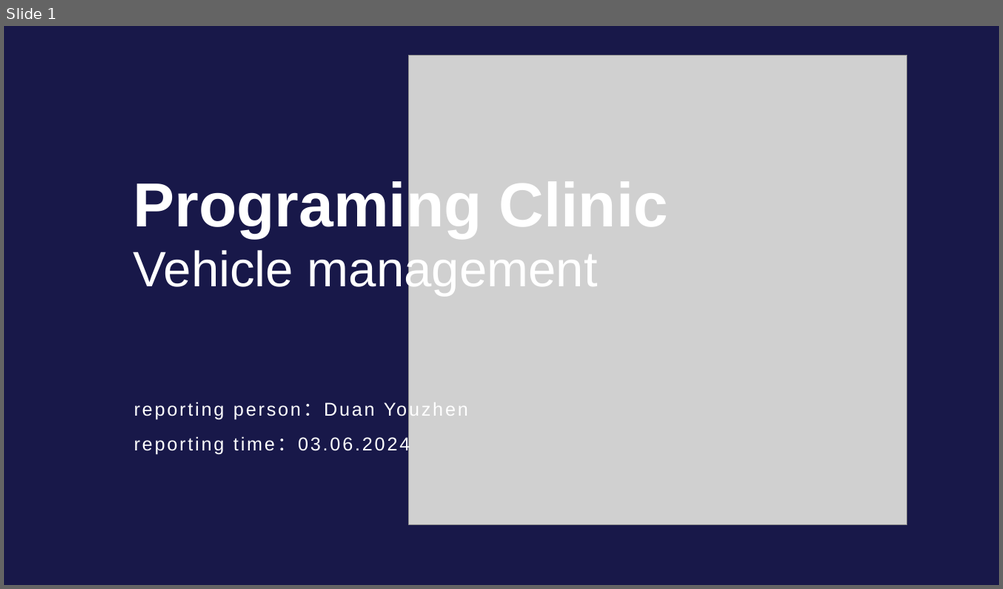
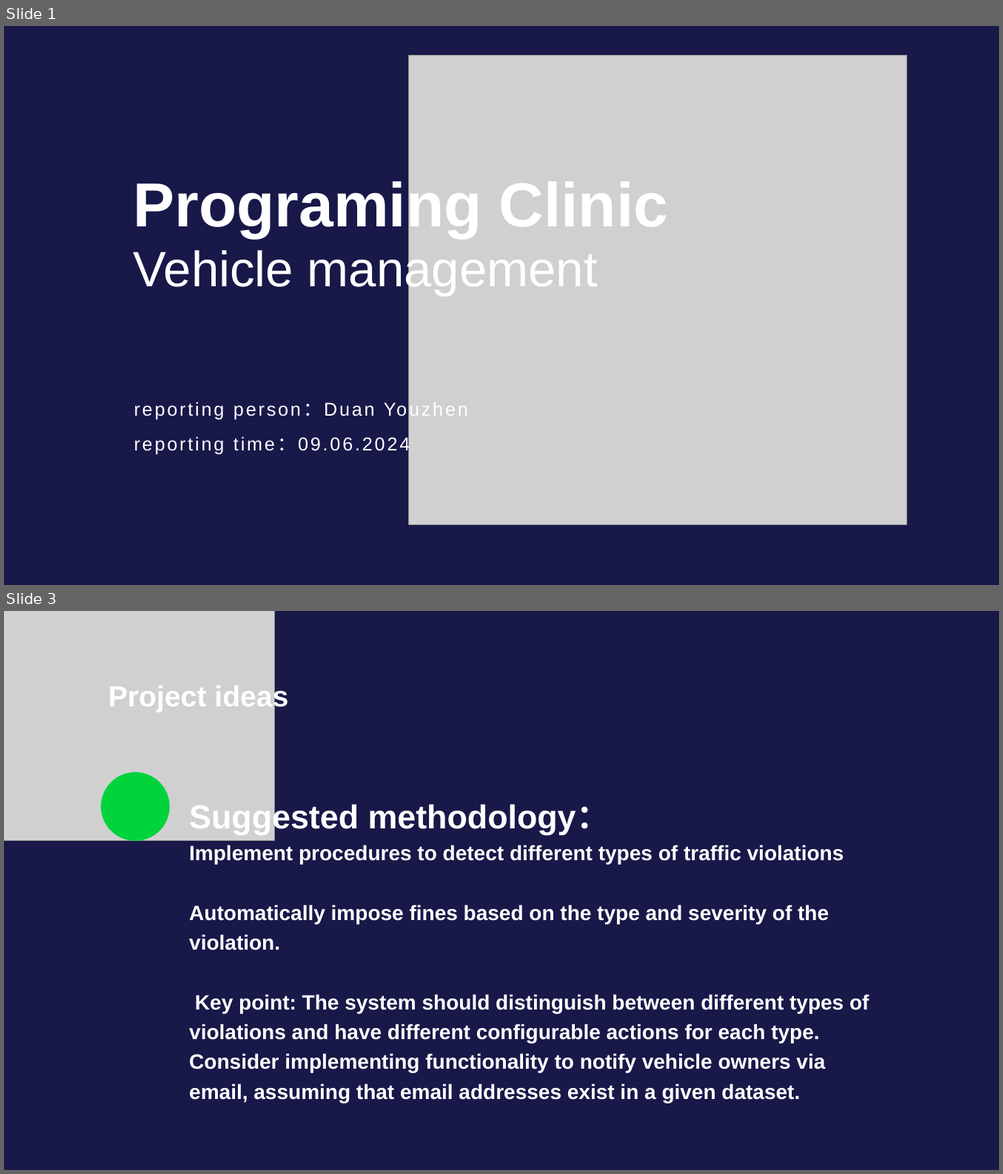
Before and after one commit to LZPMPC005L/Vehicle-management, a slide deck: Vehicle management.pptx. Shown one above the other, each under a label of ours: slide 1 before the commit, slides 1 and 3 after it; the slides between them are not shown. The pictures are 1003x589 and 1003x1174 pixels, drawn with LibreOffice and Linux fonts; fonts in the diff are those of the drawing; grey boxes stand for pictures. Boxes give left, top, right and bottom in pixels: in the first picture for what was removed or moved away, otherwise in the second. Text is boxed around its words. In the diff, an @@ line names an element or a change of style, - is before the commit and + after.

```diff
--- a/Vehicle management.pptx
+++ b/Vehicle management.pptx
@@ slide 3 added at <box>4,611,999,1170</box>, background #181849 @@
@@ picture added at <box>4,611,275,841</box> @@
@@ text added at <box>108,684,288,712</box>, 28 pt, text #FFFFFF, bold @@
+Project ideas
@@ ellipse added at <box>101,772,170,841</box>, fill #01D33D @@
@@ text added at <box>189,802,868,1103</box>, 20 pt, text #FFFFFF, bold @@
+Suggested methodology：
+Implement procedures to detect different types of traffic violations
+Automatically impose fines based on the type and severity of the violation.
+Key point: The system should distinguish between different types of violations and have different configurable actions for each type. Consider implementing functionality to notify vehicle owners via email, assuming that email addresses exist in a given dataset.
@@ slide 1 changed as well @@
@@ text at <box>134,436,410,455</box>: text changed @@
-reporting time：03.06.2024
+reporting time：09.06.2024
```
Also in this commit, not shown: 5 other slides changed, 8 other slides added, 10 slides removed, 12 other files.
